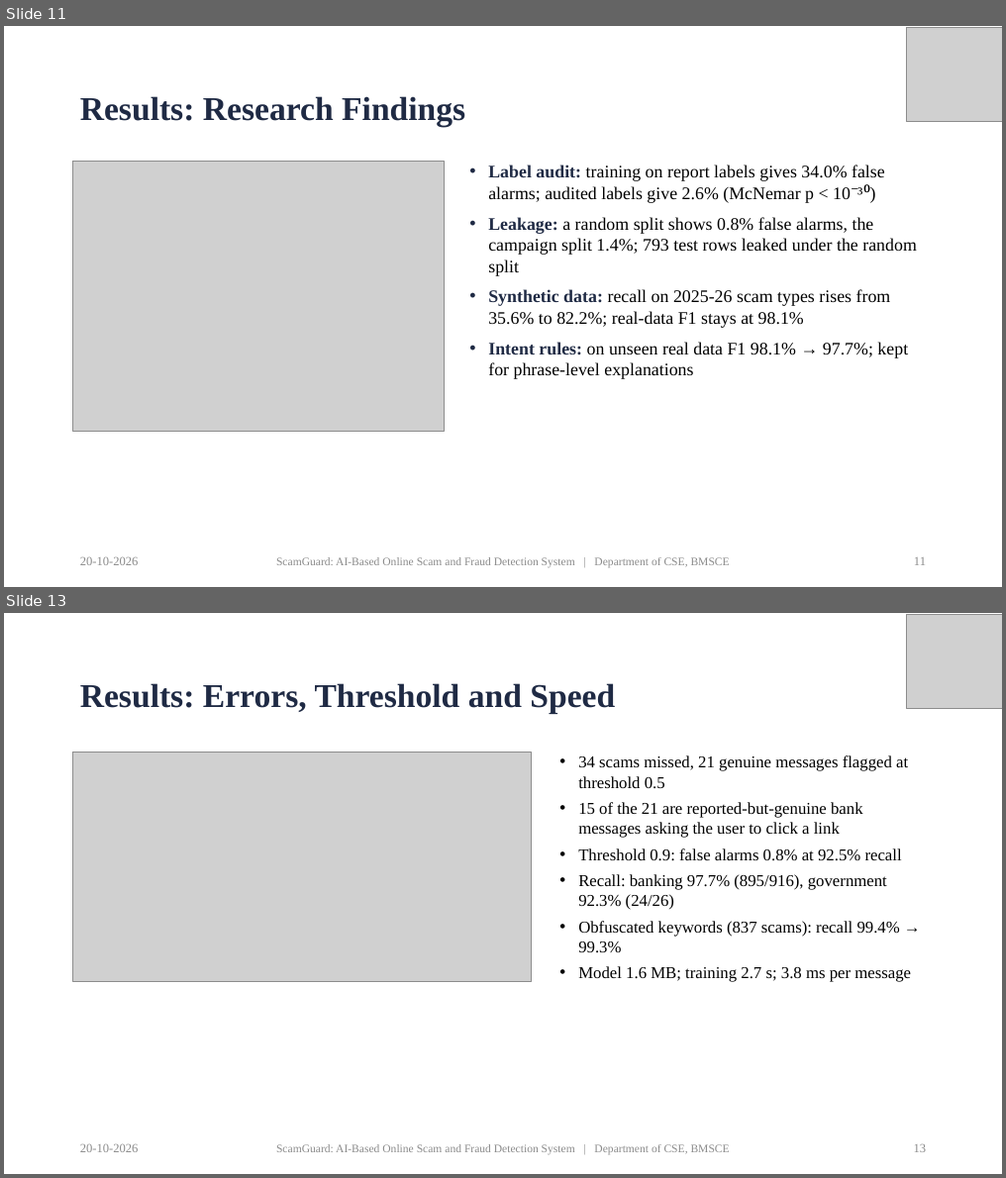
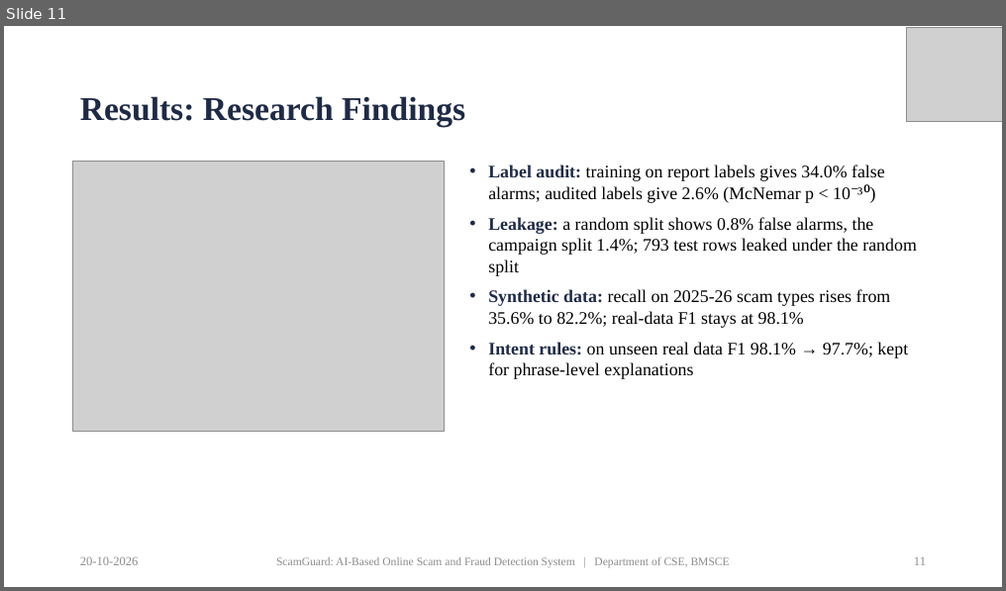
Before and after one commit to priyamthakur275/ScamGuard-AI, a slide deck: docs/presentation/ScamGuard_PP2_Presentation.pptx. Shown one above the other, each under a label of ours: slides 11 and 13 before the commit, slide 11 after it; the slides between them are not shown. The pictures are 1006x1178 and 1006x591 pixels, drawn with LibreOffice and Linux fonts; fonts in the diff are those of the drawing; grey boxes stand for pictures. Boxes give left, top, right and bottom in pixels: in the first picture for what was removed or moved away, otherwise in the second. Text is boxed around its words. In the diff, an @@ line names an element or a change of style, - is before the commit and + after.

Commit message:
Final copies: report layout pass, balanced paper columns, 20-slide presentation

```diff
--- a/docs/presentation/ScamGuard_PP2_Presentation.pptx
+++ b/docs/presentation/ScamGuard_PP2_Presentation.pptx
@@ slide 13 removed at box(4, 613, 1002, 1174), background #FFFFFF @@
@@ picture removed at box(907, 615, 1002, 708) @@
@@ title removed at box(80, 683, 615, 714) @@
-Results: Errors, Threshold and Speed
@@ picture removed at box(73, 753, 531, 981) @@
@@ text removed at box(578, 756, 911, 982) @@
-• 34 scams missed, 21 genuine messages flagged at threshold 0.5
-• 15 of the 21 are reported-but-genuine bank messages asking the user to click a link
-• Threshold 0.9: false alarms 0.8% at 92.5% recall
-• Recall: banking 97.7% (895/916), government 92.3% (24/26)
-• Obfuscated keywords (837 scams): recall 99.4% → 99.3%
-• Model 1.6 MB; training 2.7 s; 3.8 ms per message
@@ text removed at box(80, 1144, 139, 1153) @@
-20-10-2026
@@ text removed at box(276, 1145, 730, 1156) @@
-ScamGuard: AI-Based Online Scam and Fraud Detection System | Department of CSE, BMSCE
@@ page number removed at box(914, 1145, 927, 1153) @@
-13
```
Also in this commit, not shown: 5 slides changed, 4 other slides removed, 4 other files.
